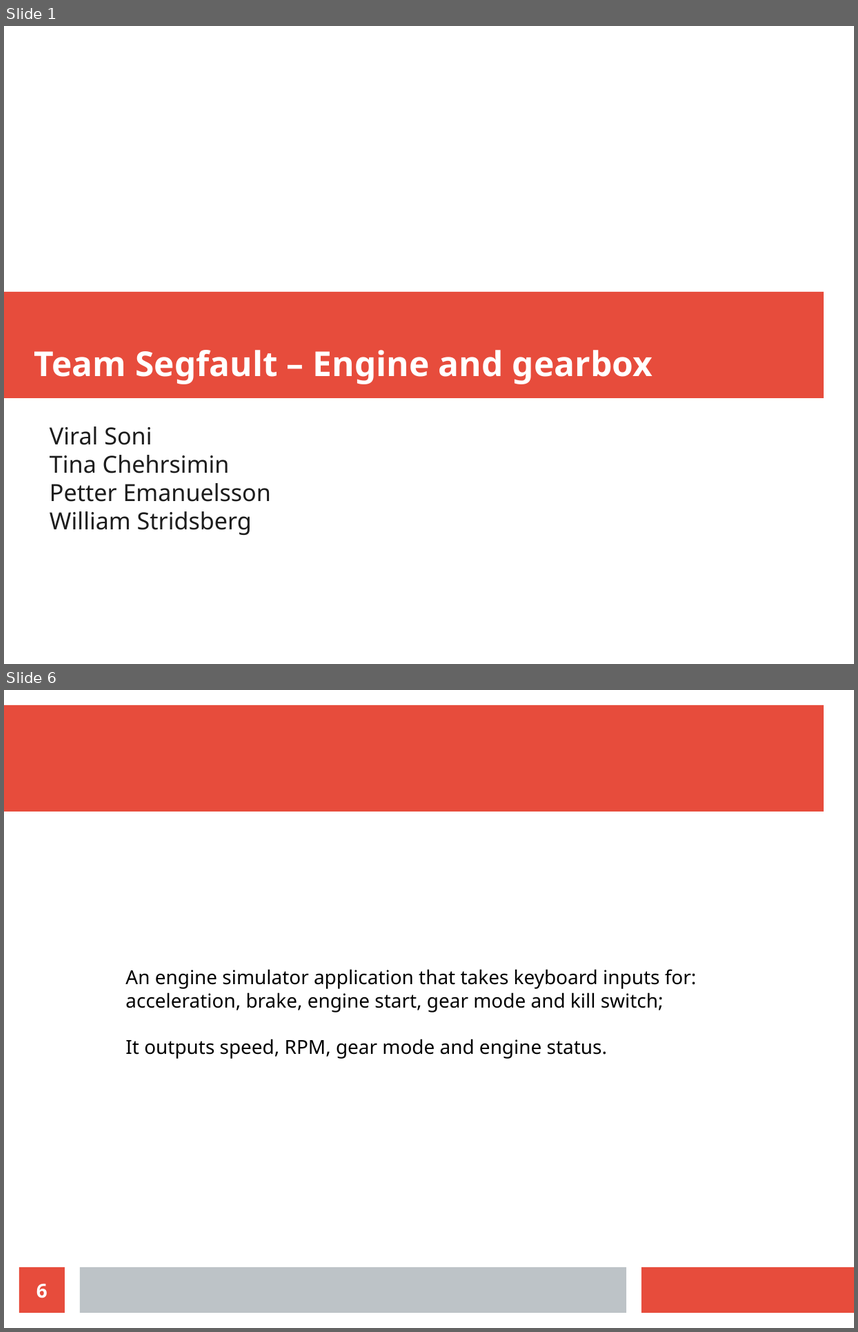
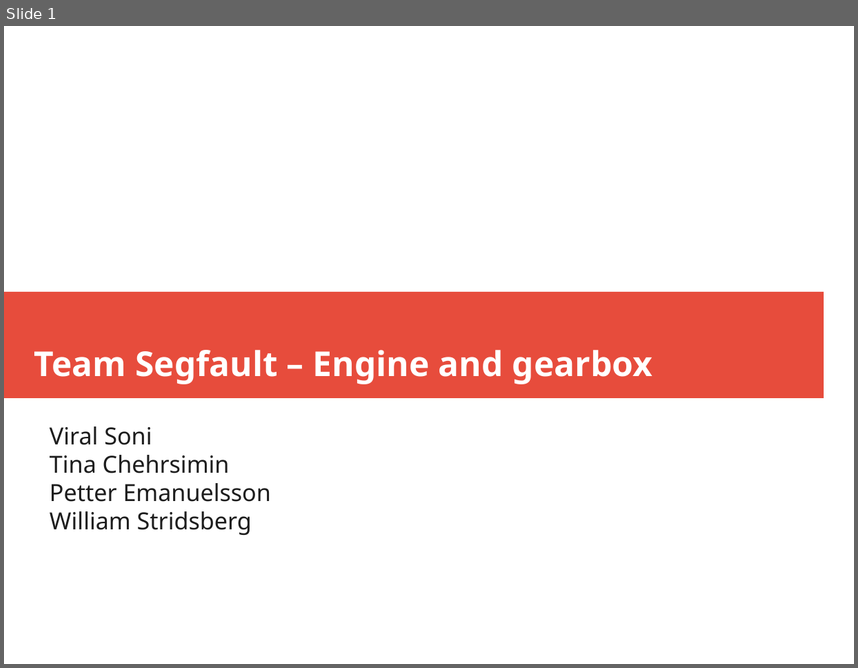
Before and after one commit to pepema/EGsim, a slide deck: Demo presentation.odp. Shown one above the other, each under a label of ours: slides 1 and 6 before the commit, slide 1 after it; the slides between them are not shown. The pictures are 858x1332 and 858x668 pixels, drawn with LibreOffice and Linux fonts; fonts in the diff are those of the drawing. Boxes give left, top, right and bottom in pixels: in the first picture for what was removed or moved away, otherwise in the second. Text is boxed around its words. In the diff, an @@ line names an element or a change of style, - is before the commit and + after.

```diff
--- a/Demo presentation.odp
+++ b/Demo presentation.odp
@@ slide 6 removed at (x1=4, y1=690, x2=854, y2=1328), background #FFFFFF @@
@@ rectangle removed at (x1=4, y1=705, x2=824, y2=812) @@
@@ text removed at (x1=125, y1=969, x2=697, y2=1058) @@
-An engine simulator application that takes keyboard inputs for:
-acceleration, brake, engine start, gear mode and kill switch;
-It outputs speed, RPM, gear mode and engine status.
@@ page number removed at (x1=19, y1=1267, x2=65, y2=1312) @@
-6
@@ rectangle removed at (x1=80, y1=1267, x2=626, y2=1312) @@
@@ rectangle removed at (x1=642, y1=1267, x2=854, y2=1312) @@
```
Also in this commit, not shown: 4 slides changed, 2 slides added.
